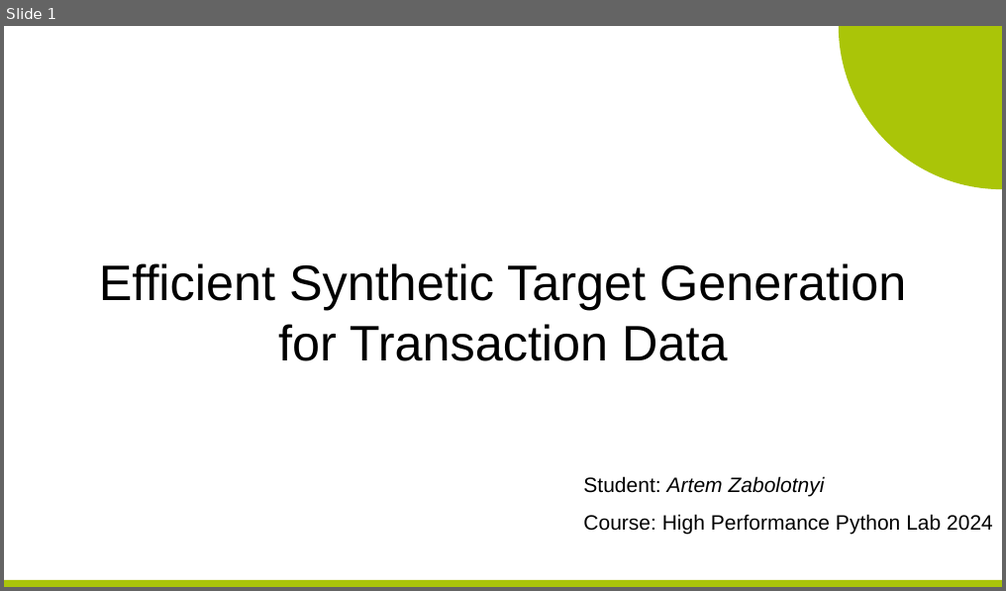
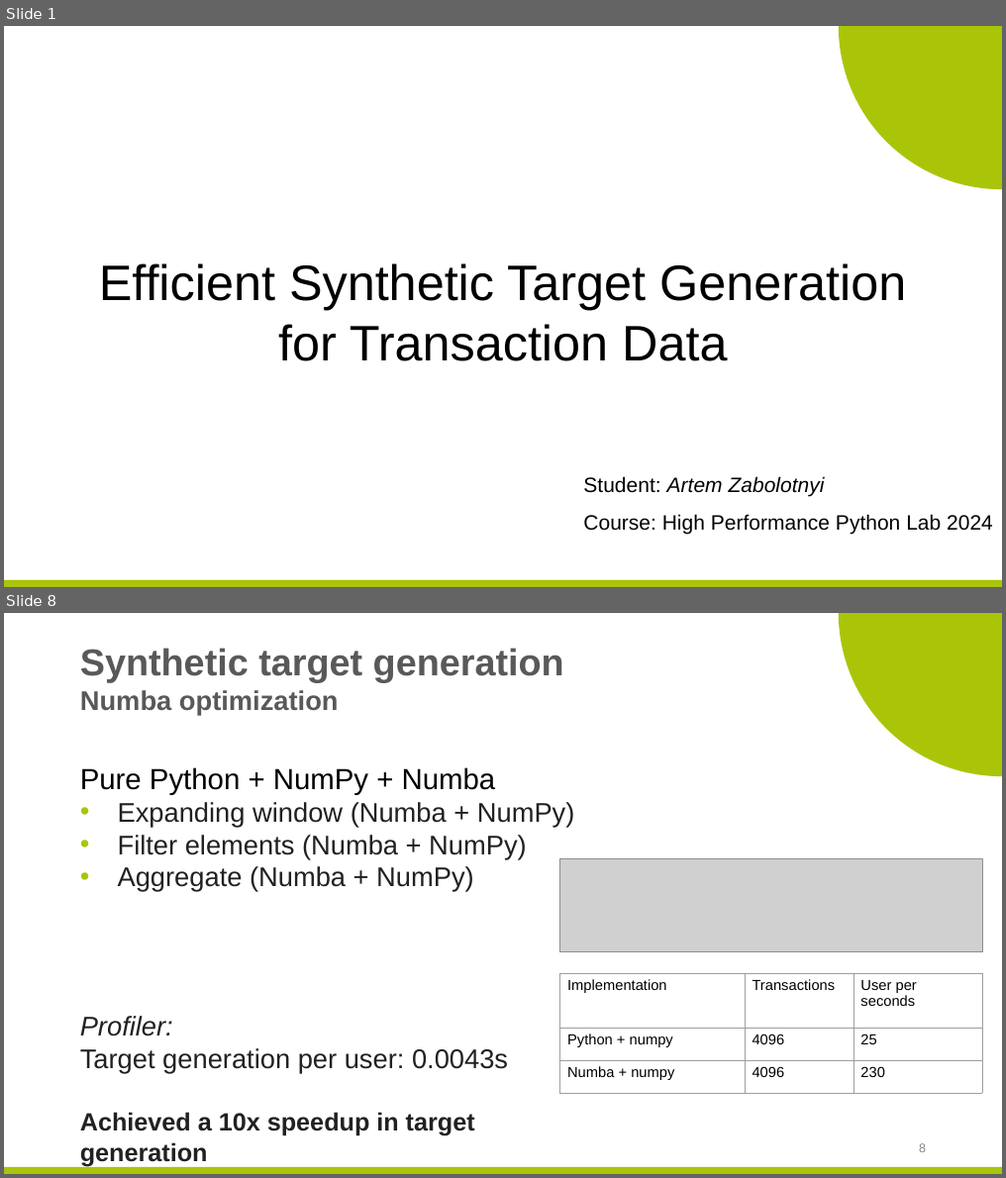
Before and after one commit to zaaabik/hppl_skoltech_project, a slide deck: presentations.pptx. Shown one above the other, each under a label of ours: slide 1 before the commit, slides 1 and 8 after it; the slides between them are not shown. The pictures are 1006x591 and 1006x1178 pixels, drawn with LibreOffice and Linux fonts; fonts in the diff are those of the drawing; grey boxes stand for pictures; background and template pictures are left out. Boxes give left, top, right and bottom in pixels: in the first picture for what was removed or moved away, otherwise in the second. Text is boxed around its words. In the diff, an @@ line names an element or a change of style, - is before the commit and + after.

```diff
--- a/presentations.pptx
+++ b/presentations.pptx
@@ slide 8 added at [4, 613, 1002, 1174], background #FFFFFF; not listed: 2 template elements that a slide beside it also shows @@
@@ title added at [80, 648, 564, 715], 36 pt, text #595959, bold @@
+Synthetic target generation
+Numba optimization
@@ text added at [80, 767, 575, 891], 26 pt, text #212121 @@
+Pure Python + NumPy + Numba
+• Expanding window (Numba + NumPy)
+• Filter elements (Numba + NumPy)
+• Aggregate (Numba + NumPy)
@@ picture added at [560, 859, 982, 953] @@
@@ table added at [560, 973, 982, 1093], 3 rows, 3 columns @@
+Implementation | Transactions | User per seconds
+Python + numpy | 4096 | 25
+Numba + numpy | 4096 | 230
@@ text added at [80, 1016, 508, 1166], 26 pt, text #212121 @@
+Profiler:
+Target generation per user: 0.0043s
+Achieved a 10x speedup in target generation
@@ page number added at [919, 1144, 926, 1153], 12 pt, text #888888 @@
+8
```
Also in this commit, not shown: 7 slides changed, 3 other slides added, 3 slides removed, 28 other files.
